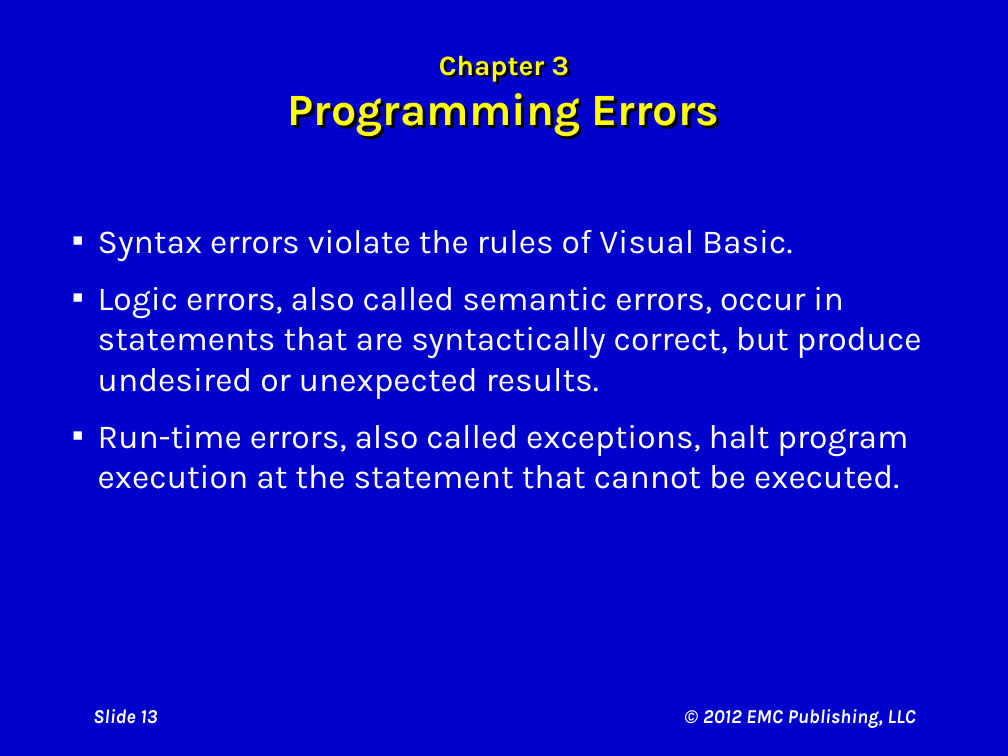
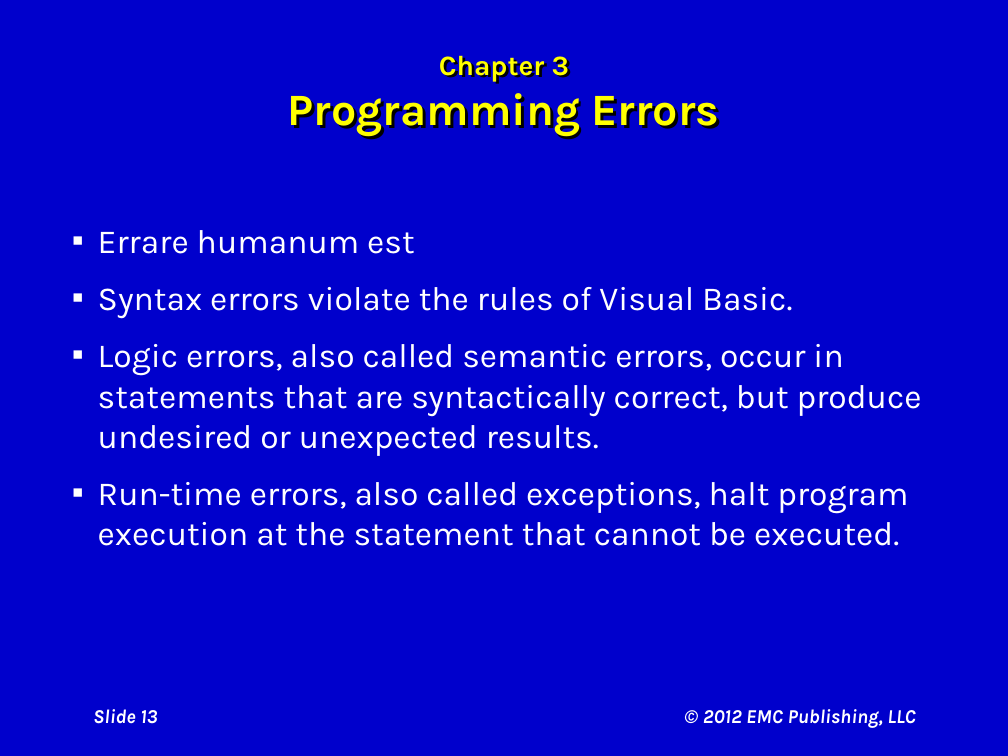
Before and after one commit to rvolyar/MHSCompSci, a slide deck: slide 13 of assets/courses/compsci1/Cosma/Ch03 Visual Aids.pptx. Drawn at 1008x756 pixels with LibreOffice and Linux fonts; fonts in the diff are those of the drawing. Boxes give left, top, right and bottom in pixels: in the first picture for what was removed or moved away, otherwise in the second. Text is boxed around its words. In the diff, an @@ line names an element or a change of style, - is before the commit and + after.

```diff
--- a/assets/courses/compsci1/Cosma/Ch03 Visual Aids.pptx
+++ b/assets/courses/compsci1/Cosma/Ch03 Visual Aids.pptx
@@ text at [98, 230, 415, 254]: paragraph added @@
+▪ Errare humanum est
```
Also in this commit, not shown: 3 other slides changed, 7 other files.
